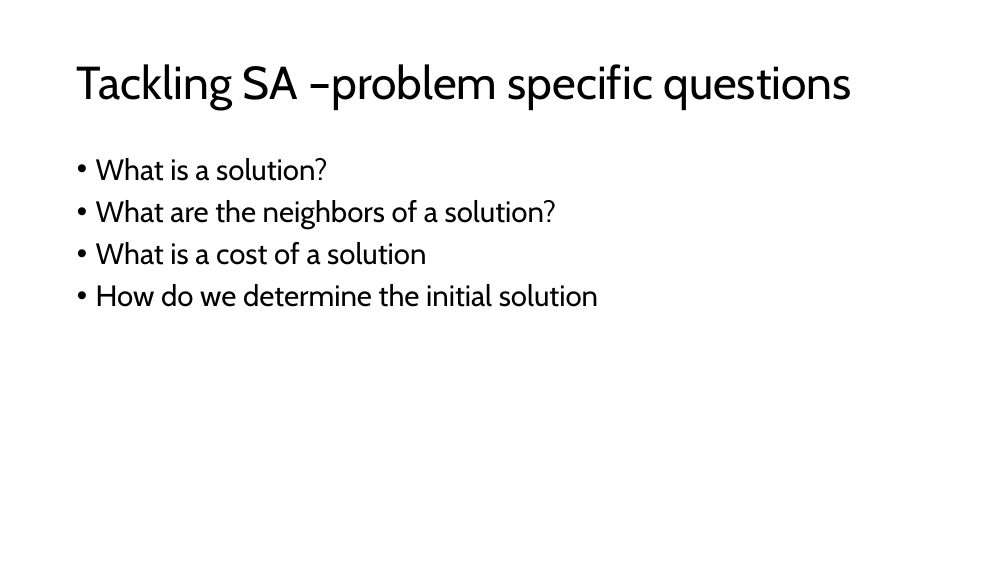
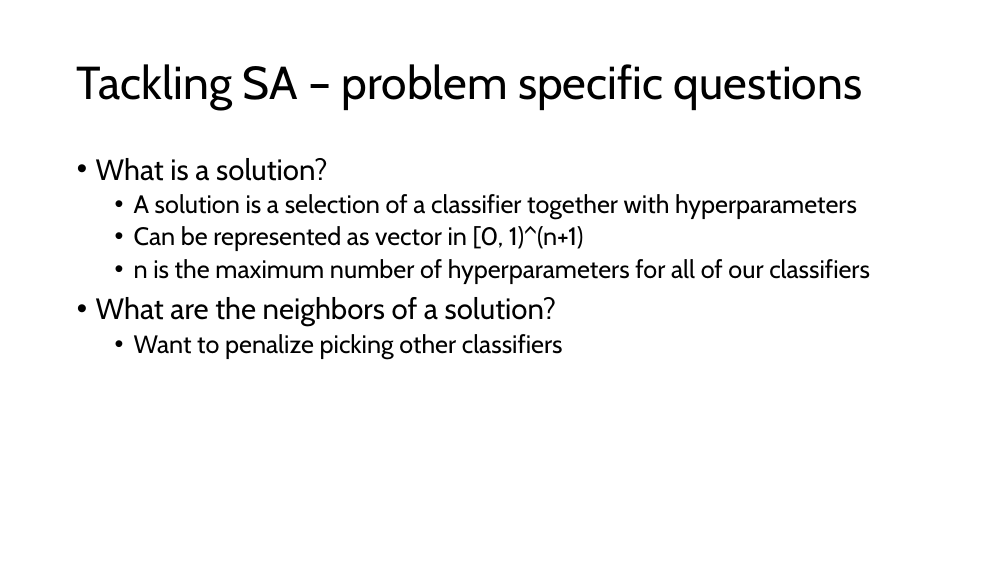
Before and after one commit to amanfc7/Machine-Learaning, a slide deck: slide 2 of ex3/TODO_presentation_ex_3.pptx. Drawn at 1008x567 pixels with LibreOffice and Linux fonts; fonts in the diff are those of the drawing. Boxes give left, top, right and bottom in pixels: in the first picture for what was removed or moved away, otherwise in the second. Text is boxed around its words. In the diff, an @@ line names an element or a change of style, - is before the commit and + after.

```diff
--- a/ex3/TODO_presentation_ex_3.pptx
+++ b/ex3/TODO_presentation_ex_3.pptx
@@ title at bbox=[77, 64, 862, 110]: spaces changed @@
-Tackling SA –problem specific questions
+Tackling SA – problem specific questions
@@ text at bbox=[134, 194, 870, 284]: paragraphs added @@
+  • A solution is a selection of a classifier together with hyperparameters
+  • Can be represented as vector in [0, 1)^(n+1)
+  • n is the maximum number of hyperparameters for all of our classifiers
@@ text at bbox=[134, 334, 563, 359]: text changed; size 28 to 24 pt @@
-• What is a cost of a solution
-• How do we determine the initial solution
+  • Want to penalize picking other classifiers
```
Also in this commit, not shown: 1 other slide changed, 2 slides added, 1 other file.
